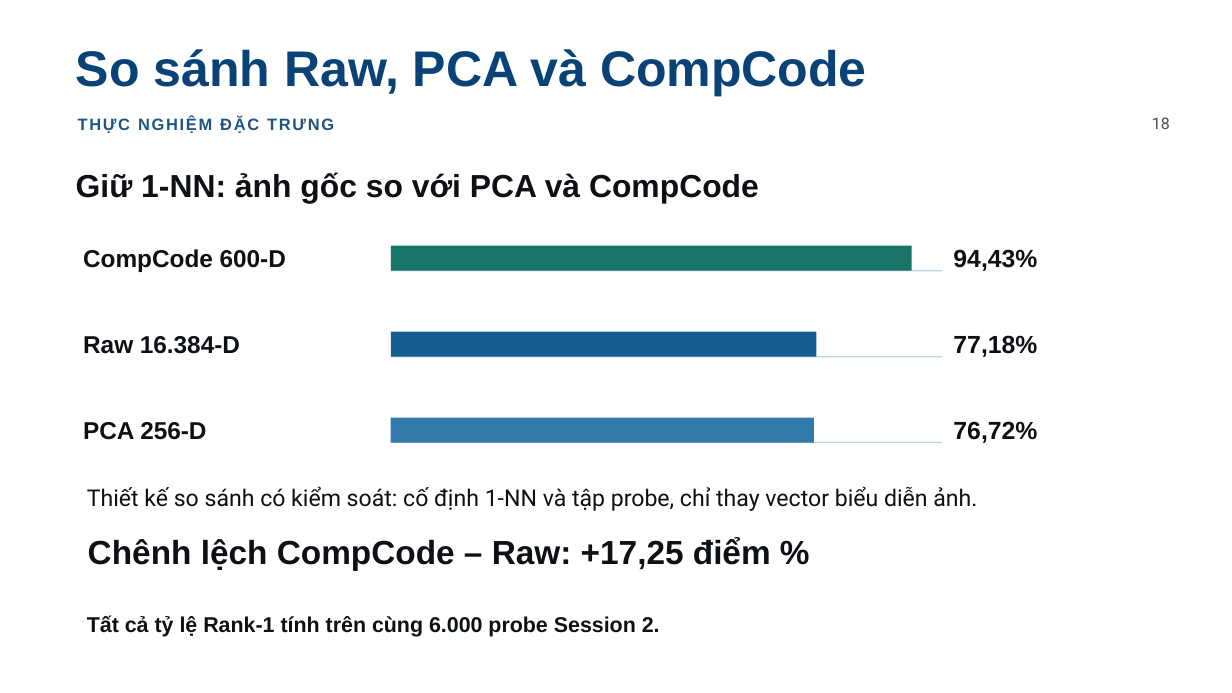
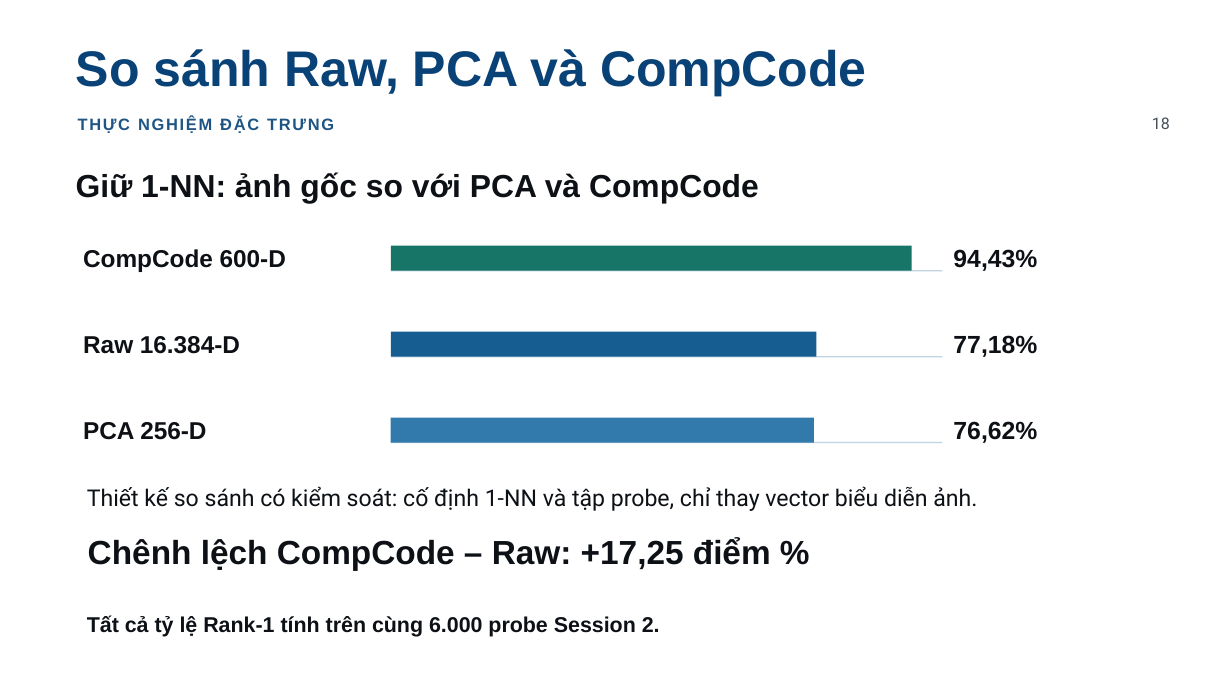
Before and after one commit to hloc1810/tongji-palmprint-recognition, a slide deck: slide 18 of Slide_Nhom_01.pptx. Drawn at 1232x693 pixels with LibreOffice and Linux fonts; fonts in the diff are those of the drawing; background and template pictures are left out. Boxes give left, top, right and bottom in pixels: in the first picture for what was removed or moved away, otherwise in the second. Text is boxed around its words. In the diff, an @@ line names an element or a change of style, - is before the commit and + after.

Commit message:
Update project report, slides, and team assignments

```diff
--- a/Slide_Nhom_01.pptx
+++ b/Slide_Nhom_01.pptx
@@ text at bbox=[953, 421, 1037, 443]: text changed @@
-76,72%
+76,62%
```
Also in this commit, not shown: 2 other files.
